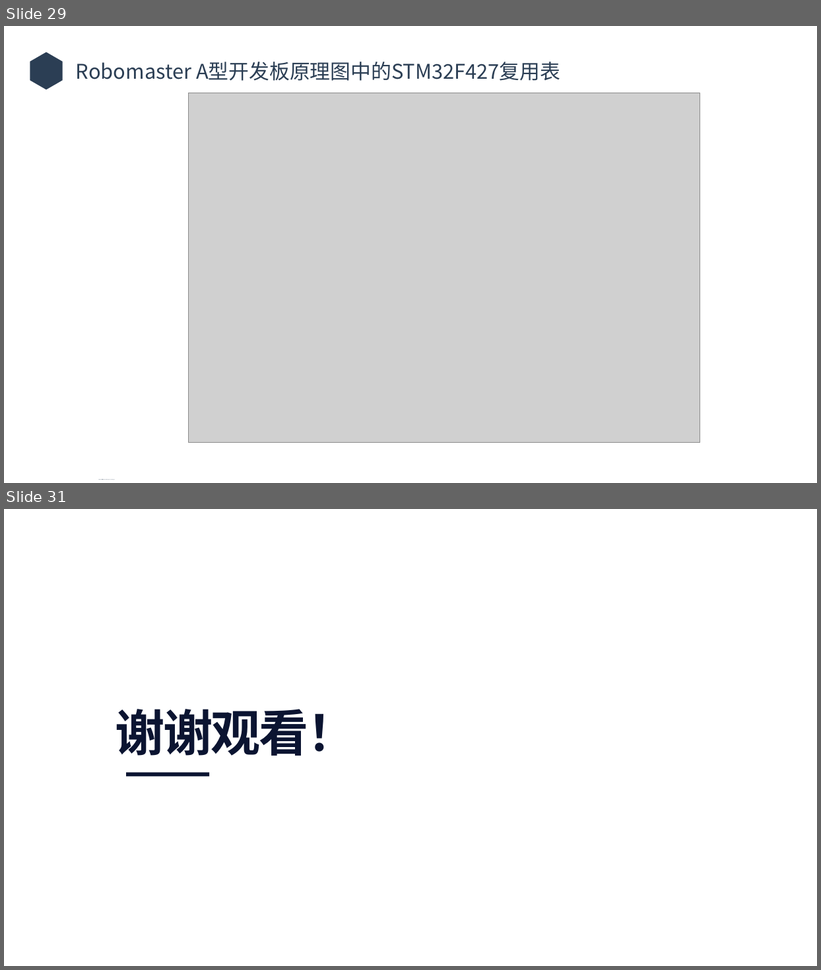
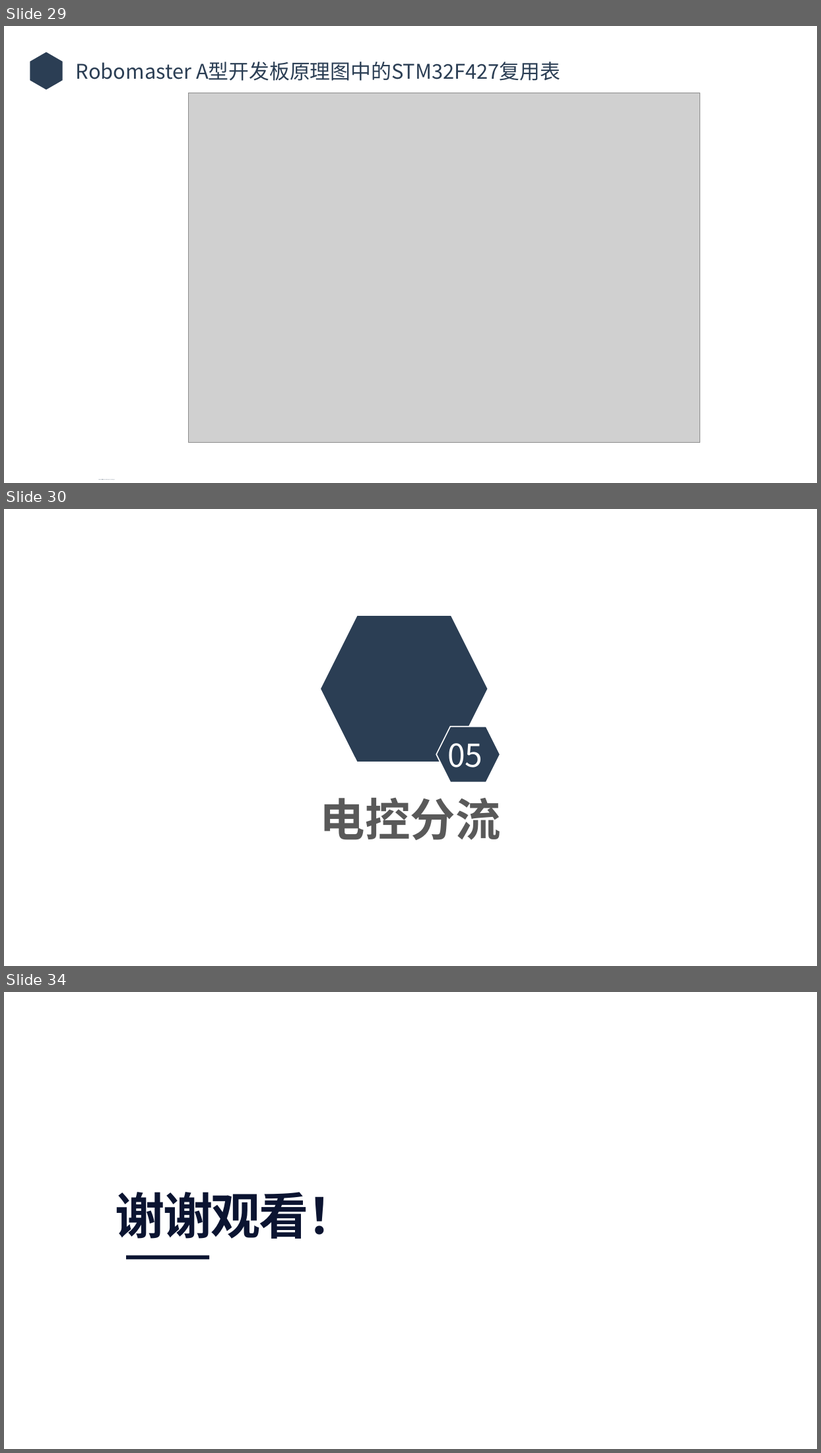
Before and after one commit to Raventhatfly/Raventhatfly.github.io, a slide deck: files/meta-teaching/Lecture4.pptx. Shown one above the other, each under a label of ours: slides 29 and 31 before the commit, slides 29, 30 and 34 after it; the slides between them are not shown. The pictures are 821x970 and 821x1453 pixels, drawn with LibreOffice and Linux fonts; fonts in the diff are those of the drawing; grey boxes stand for pictures; background and template pictures are left out. Boxes give left, top, right and bottom in pixels: in the first picture for what was removed or moved away, otherwise in the second. Text is boxed around its words. In the diff, an @@ line names an element or a change of style, - is before the commit and + after.

```diff
--- a/files/meta-teaching/Lecture4.pptx
+++ b/files/meta-teaching/Lecture4.pptx
@@ slide 30 added at <box>4,509,817,966</box>, background picture (left out) @@
@@ hexagon added at <box>321,617,488,762</box>, fill #2B3E54 @@
@@ hexagon added at <box>436,727,500,783</box>, fill #2B3E54, outline #D9D9D9 1.25 pt @@
@@ text added at <box>448,743,482,768</box>, 37.3 pt, text #FFFFFF @@
+05
@@ text added at <box>320,798,501,840</box>, 53.3 pt, text #595959, bold @@
+电控分流
@@ what was slide 31 is now slide 34 @@
```
Also in this commit, not shown: 1 slide changed, 2 other slides added, 9 other files.
